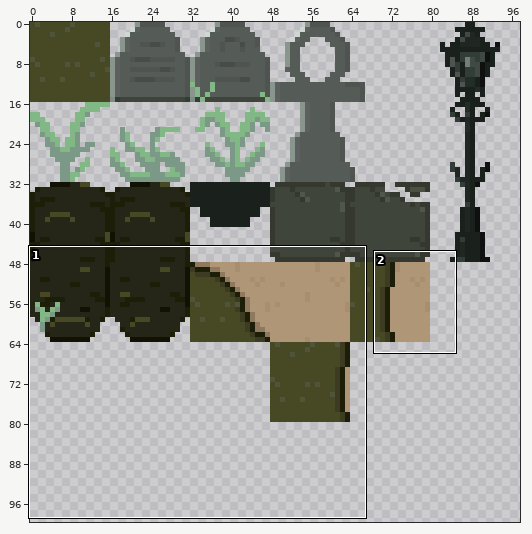
Sprite sheet: Assets/shadow_hunters_tilemap_16.png. Above: a wide view before the commit, with the close-up outlined.
Close-up. First the earlier version:
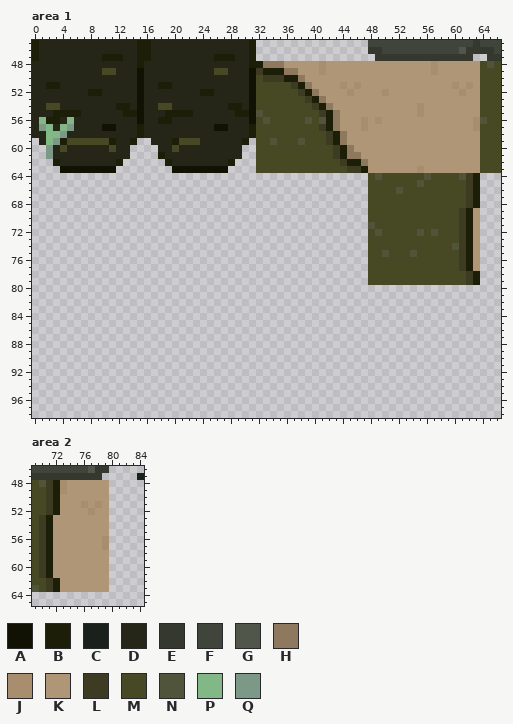
The file is 120x120 pixels. Colours within 5 levels of each other are drawn and written as one. Shown: area 1: x 0..66, y 45..98; area 2: x 69..84, y 46..65. The wide view leaves out empty margins.
Palette (. is transparent): A #111104  B #1d1e07  C #1a211d  D #252617  E #34382e  F #40453b  G #50564a  H #8e785e  J #a88e6f  K #af9677  L #3d3c23  M #474924  N #4f543a  P #82b786  Q #7b9986
Pixels before, area 1 (only the part around the change), first column x 0:
45 BDDDDDDDDDDDDDDBBDDDDDDDDDDDDDDB................FFFFFFFFFFFFFFFEFFF
46 BDDDDDDDDDDDDDDBBDDDDDDDDDDDDDDB................EEFFFFFFFFFFFGEEEEF
47 BDDDDDDDDDBBBDDBBDDDDDDDDDBBBDDB.................EEEEEEEEEEEEEE..EE
48 DDDDDDDDDDDDDDDBDDDDDDDDDDDDDDDBBHHHKKKKKJKKKKKKKKKKKKKKKJKKKKKKMNM
49 DDDDDDDDDDMMDDDADDDDDDDDDDMMDDDALBBBHHKKKJKKKKKKKKKKKKKKKJKKKKKKMMM
50 DDDDDDDDDDDDDDDADDDDDDDDDDDDDDDAMLLLBBHKKKKKKKKKKKKKKKKKKKKKKKKKMMM
51 DDBBDDDDDDDDDDDADDBBDDDDDDDDDDDAMMMMMLBHKKKKJKJKKKKKKKKKKKKKJKJKMMM
52 DDDDDDDDBBDDDDDADDDDDDDDBBDDDDDAMMMMMMLBHKKKKJKKKKJKKKKKKKKKKJKKMMM
53 DDDDDDDDDDDDDDDADDDDDDDDDDDDDDDAMMMMMMMLBHKKKKKKKKKKKKKKKKKKKKKKMMM
54 DDMMDDDDDDDDBBDADDMMDDDDDDDDBBDAMMMMMMMMLBHKKKKKKKKKKKKJKKKKKKKKMMM
55 DDDBBBBDDDDDDBBADDDBBBBDDDDDDBBANMMMMMMMMLBHKKKKKKKKKKKJKKKKKKKKMMM
56 DPBBDPDDDDDDDDDADDBBDDDDDDDDDDDAMNMMMMMNMNBHKKKJKJKKKKKKKKKKKKKJNMM
57 DQPDPQDDDDAADDDBDDDDDDDDDDAADDDBMMMMMMMMMLBHKKKJKKKKKKKKKKKKKKKJMMM
58 DDPPQDDDDDDDDDDBDDDDDDDDDDDDDDDBMMMMMMMMMMLBHKKKKKKKKKKKKKKKKKKKMMM
59 .DPQBMMMMMMBDDB..DDDBMMMDDDDDDB.MMNMMMNMMMLBHKKKKKKKKKKKKKKKKKKKMMM
60 ..QDMDDDDDDMDD....DDMDDDDDDDDD..MMMMMMMMMMMLBHKKKKKKKKKKKKKKKKKKMMM
61 ..QDDDDDDDDDDD....BDDDDDDDDDDD..MMMMMMMMMMMLBHHKKKKKKKKKKKKKKKKKMMM
62 ...BDDDDDDDDB......BDDDDDDDDB...MMMMMMMMMMMMLBBHKKKKKKKKKKKKKKKKMMM
63 ....AAAAAAAA........AAAAAAAA....MMMMMMMMMMMMMLLBKKKKKKKJKKKKKKKKMMM
64 ................................................MNMMMMMMNMMMMNLB...
65 ................................................MMMMMMMNMMMMMMLB...
66 ................................................MMMMNMMMMMMMMMLB...
67 ................................................MMMMMMMMMMMMMMLB...
68 ................................................MMMMMMMMMMMMMMLB...
69 ................................................MMMMMMMMMMMMMLBK...
70 ................................................MMMMMMMMMMMMMLBK...
71 ................................................NMMMMMMMMMMMMLBK...
72 ................................................MNMMMMMNMNMMMLBK...
73 ................................................MMMMMMMMMMMMMLBK...
74 ................................................MMMMMMMMMMMMNLBK...
75 ................................................MMNMMMNMMMMMMLBK...
76 ................................................MMMMMMMMMMMMMLBK...
77 ................................................MMMMMMMMMMMMMLBK...
78 ................................................MMMMMMMMMMMMMMLB...
79 ................................................MMMMMMMMMMMMMMLB...
80 ...................................................................
81 ...................................................................
82 ...................................................................
83 ...................................................................
84 ...................................................................
85 ...................................................................
86 ...................................................................
87 ...................................................................
88 ...................................................................
89 ...................................................................
90 ...................................................................
91 ...................................................................
92 ...................................................................
93 ...................................................................
94 ...................................................................
95 ...................................................................
96 ...................................................................
97 ...................................................................
98 ...................................................................
Pixels before, area 2, first column x 69:
46 FFFFFFFFGEE.....
47 EEEEEEEEEE.....C
48 MNLBJKKKKKK.....
49 MMLBJKKKKKK.....
50 MMLBKKKKKKK.....
51 MMLBKKKJKJK.....
52 MMLBKKKKJKK.....
53 MLBKKKKKKKK.....
54 MLBKKKKKKKK.....
55 MLBKKKKKKKK.....
56 MLBKKKKKKKJ.....
57 MLBKKKKKKKJ.....
58 MLBKKKKKKKK.....
59 MLBKKKKKKKK.....
60 MLBKKKKKKKK.....
61 MLBKKKKKKKK.....
62 MMLBKKKKKKK.....
63 NMLBKKKKKKK.....
Now the later version:
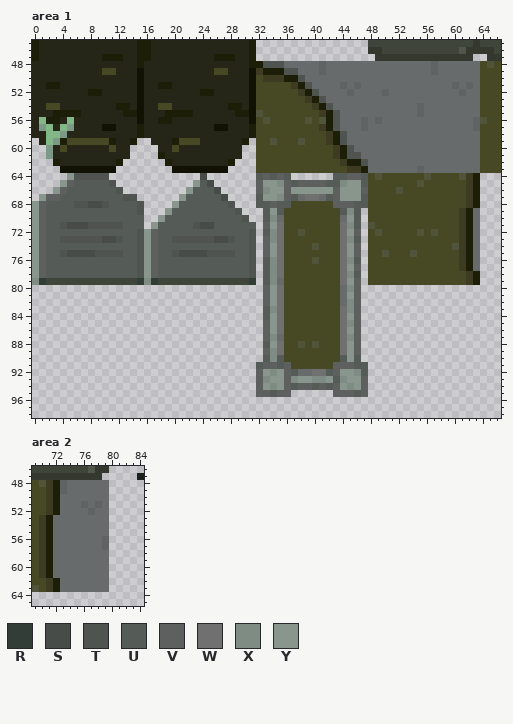
Colours new in this view: R #333d37  S #484c49  T #4f5450  U #555b57  V #5d605e  W #707070  X #7f8c84  Y #88968d
The edit:
colour J: #a88e6f -> #606364
colour K: #af9677 -> #676b6b
Changed rows in their new state; - is a pixel that keeps its letter.
Area 1:
first column x 0:
48 ---------------------------------TTT------------
49 ------------------------------------TT----------
50 --------------------------------------T---------
51 ---------------------------------------T--------
52 ----------------------------------------T-------
53 -----------------------------------------T------
54 ------------------------------------------T-----
55 -------------------------------------------T----
56 -------------------------------------------T----
57 -------------------------------------------T----
58 --------------------------------------------T---
59 --------------------------------------------T---
60 ---------------------------------------------T--
61 ---------------------------------------------TT-
62 -----------------------------------------------T
64 -----YTTTTT-------------S-------UVUVU------UUVVU
65 ----YVUUUUUT-----------YUS------VYYXVUVVVVUUXYYU
66 ---YVUUUUUUUT---------YUUUS-----VXYYVYYYYYYVYYYV
67 -YVVUUUUUUUUUTT------YUUUUUS----UYYXVUKWWKUVYYYU
68 YVUUUUTTSSTUUUUT----YUUUUUUUT---UUVUUMMMMMMVVVUU
69 YVUUUUUUUUUUUUUT---YUUUUUUUUUT---UYUMMMMMMMMUXU-
70 YVUUUUUUUUUUUUUU--YUUUUUUUUUUUT--UXKMMMMMMMMKYU-
71 YVUUTSSSTTTTTUUU-YUUUUUTSSUUUUUU-VYWMMMMMMMMWXU-
72 YVUUUUUUUUUUUUUTYVUUUUUUUUUUUUUT-UXWMMNMMMMMWYV-
73 YVUUTTTTTTSSTUUTYVUUTTTTTTSSTUUT-VXWMMMMMMMMWXU-
74 YVUUUUUUUUUUUUUTYVUUUUUUUUUUUUUT-VYWMMMMNMMMWYV-
75 YVUUTSSSSTTTTUUTYVUUTSSSSTTTTUUT-VYWMMMMMMMMWYV-
76 YVUUUUUUUUUUUUUTYVUUUUUUUUUUUUUT-UXWMMMMNMMMWXU-
77 YVUUUUUUUUUUUUUTYVUUUUUUUUUUUUUT-UXWMMMMMMMMWYV-
78 YVUUUUUUUUUUUUUTYVUUUUUUUUUUUUUT-UXWMMMMMMMMWXU-
79 XRFFFFFFFFFFFFFRXRFFFFFFFFFFFFFR-UXKMMMMMMMMWYV-
80 ---------------------------------VYWMMMMMMMMKXV-
81 ---------------------------------VYWMMMMMMMMKYV-
82 ---------------------------------VYWMMMMMMMMKXV-
83 ---------------------------------UXWMMMMMMMMWXV-
84 ---------------------------------UYWMMMMMMMMWYV-
85 ---------------------------------VYWMMMMMMMMWXV-
86 ---------------------------------VYWMMMMMMMMWYV-
87 ---------------------------------VXKMMMMMMMMWXV-
88 ---------------------------------UYWMMNMNMMMWYV-
89 ---------------------------------VXWMMMMMMMMWYV-
90 ---------------------------------UXUMMMMMMMMUYU-
91 --------------------------------UVVUVMMMMMMVVVUU
92 --------------------------------VYXYVUKKWWUVYYXU
93 --------------------------------VXYYVXYYXXYUXYYV
94 --------------------------------VYXYVUVVUVUVYXYV
95 --------------------------------VVUVV------VVVUV
Boxes around the changes in both close-ups, in picture pixels (x1, y1, x2, y2):
changed: (32, 61, 480, 397)
changed: (53, 480, 109, 592)
